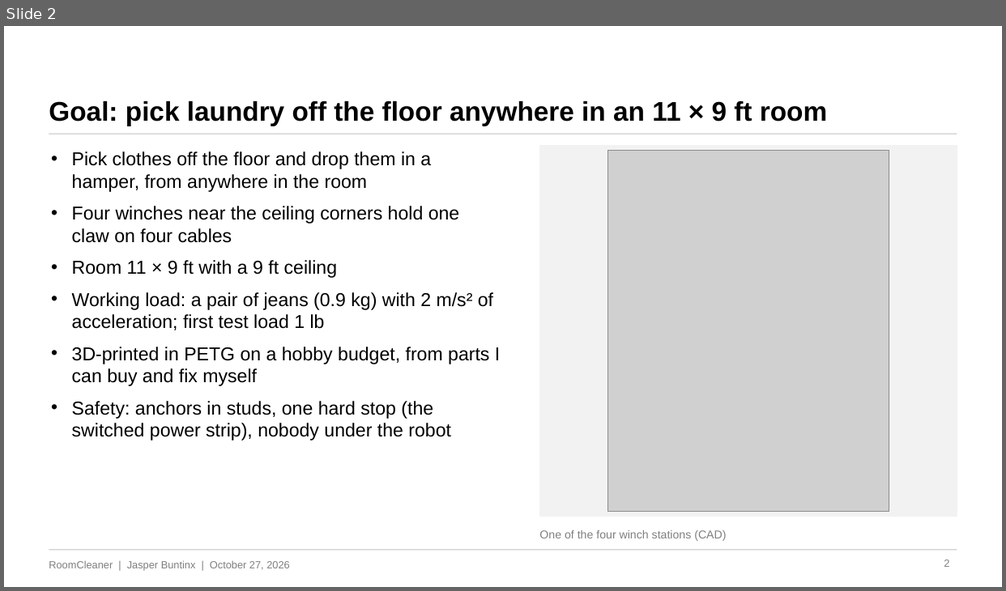
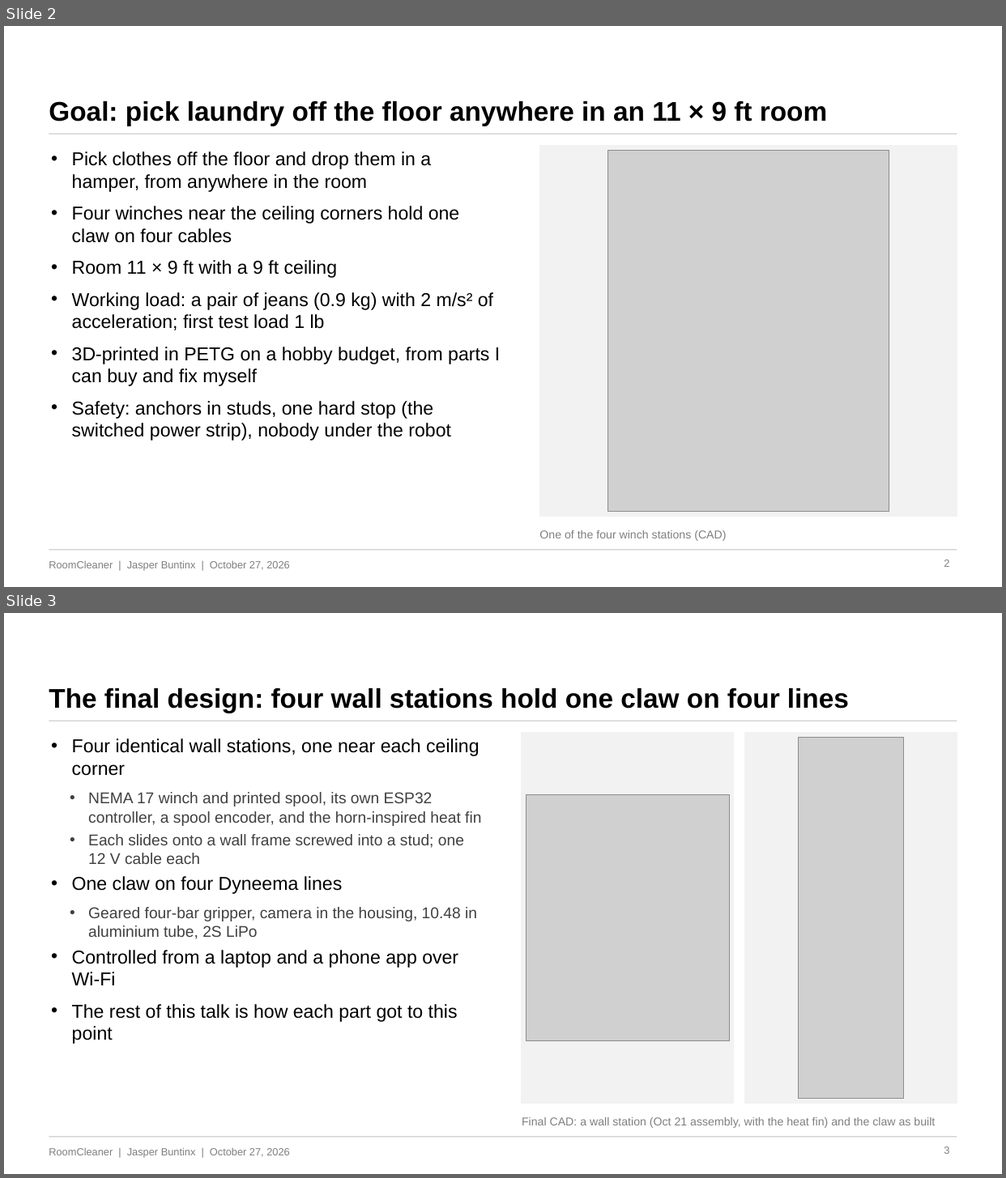
Before and after one commit to Jaspario1199/RoomCleaner, a slide deck: docs/presentation/deck_v4/RoomCleaner_Buntinx_Oct27_v4.pptx. Shown one above the other, each under a label of ours: slide 2 before the commit, slides 2 and 3 after it. The pictures are 1006x591 and 1006x1178 pixels, drawn with LibreOffice and Linux fonts; fonts in the diff are those of the drawing; grey boxes stand for pictures. Boxes give left, top, right and bottom in pixels: in the first picture for what was removed or moved away, otherwise in the second. Text is boxed around its words. In the diff, an @@ line names an element or a change of style, - is before the commit and + after.

```diff
--- a/docs/presentation/deck_v4/RoomCleaner_Buntinx_Oct27_v4.pptx
+++ b/docs/presentation/deck_v4/RoomCleaner_Buntinx_Oct27_v4.pptx
@@ slide 3 added at [4,613,1002,1174], background #FFFFFF; not listed: 2 template elements that a slide beside it also shows @@
@@ text added at [49,688,849,713], 26 pt, text #000000, bold @@
+The final design: four wall stations hold one claw on four lines
@@ line added from (49, 721) to (957, 721), #BFBFBF 0.75 pt @@
@@ rectangle added at [522,733,734,1103], fill #F2F2F2, outline #F2F2F2 1 pt @@
@@ rectangle added at [745,733,957,1103], fill #F2F2F2, outline #F2F2F2 1 pt @@
@@ text added at [72,739,481,1044], 15 pt, text #404040 @@
+• Four identical wall stations, one near each ceiling corner
+  • NEMA 17 winch and printed spool, its own ESP32 controller, a spool encoder, and the horn-inspired heat fin
+  • Each slides onto a wall frame screwed into a stud; one 12 V cable each
+• One claw on four Dyneema lines
+  • Geared four-bar gripper, camera in the housing, 10.48 in aluminium tube, 2S LiPo
+• Controlled from a laptop and a phone app over Wi-Fi
+• The rest of this talk is how each part got to this point
@@ picture added at [799,737,904,1099] @@
@@ picture added at [526,794,730,1041] @@
@@ text added at [522,1118,935,1128], 11 pt, text #7F7F7F @@
+Final CAD: a wall station (Oct 21 assembly, with the heat fin) and the claw as built
@@ page number added at [944,1147,949,1154], 10 pt, text #7F7F7F @@
+3
```
Also in this commit, not shown: 6 other files.
